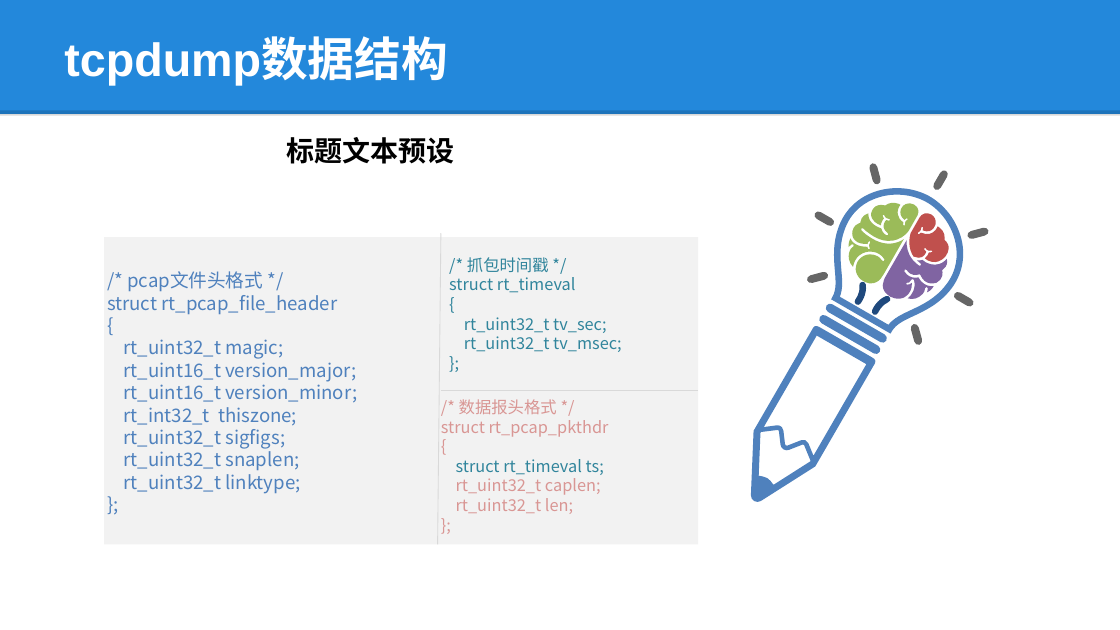
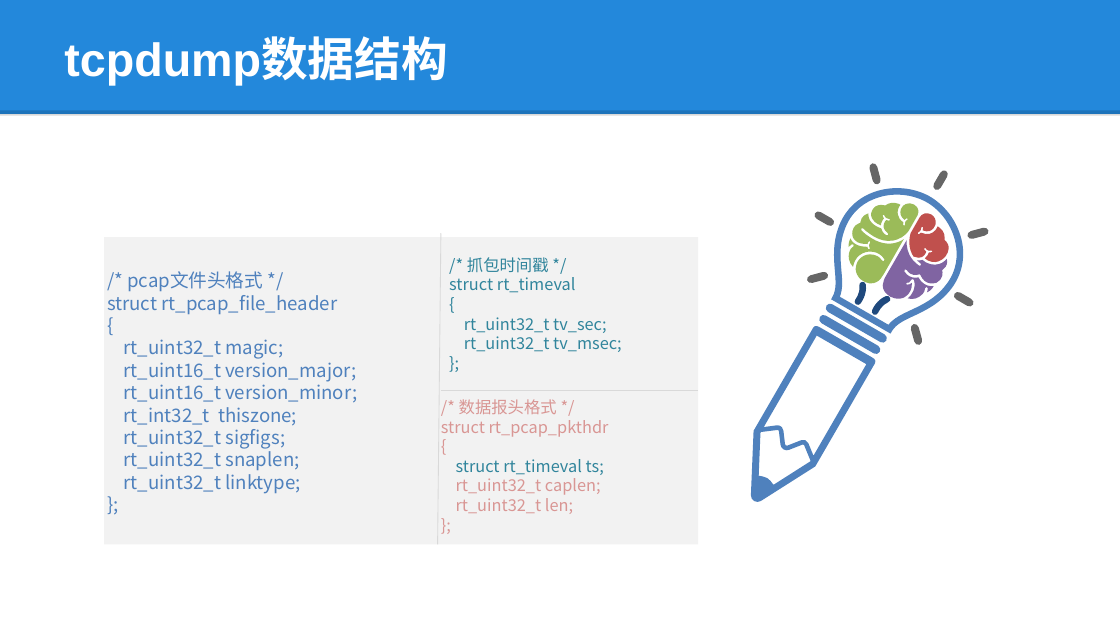
Before and after one commit to lepustse/tcpdump, a slide deck: slide 2 of tcpdump.pptx. Drawn at 1120x630 pixels with LibreOffice and Linux fonts; fonts in the diff are those of the drawing; background and template pictures are left out. Boxes give left, top, right and bottom in pixels: in the first picture for what was removed or moved away, otherwise in the second. Text is boxed around its words. In the diff, an @@ line names an element or a change of style, - is before the commit and + after.

```diff
--- a/tcpdump.pptx
+++ b/tcpdump.pptx
@@ text removed at (x1=286, y1=137, x2=454, y2=164) @@
-标题文本预设
```
Also in this commit, not shown: 2 other slides changed, 1 other file.
